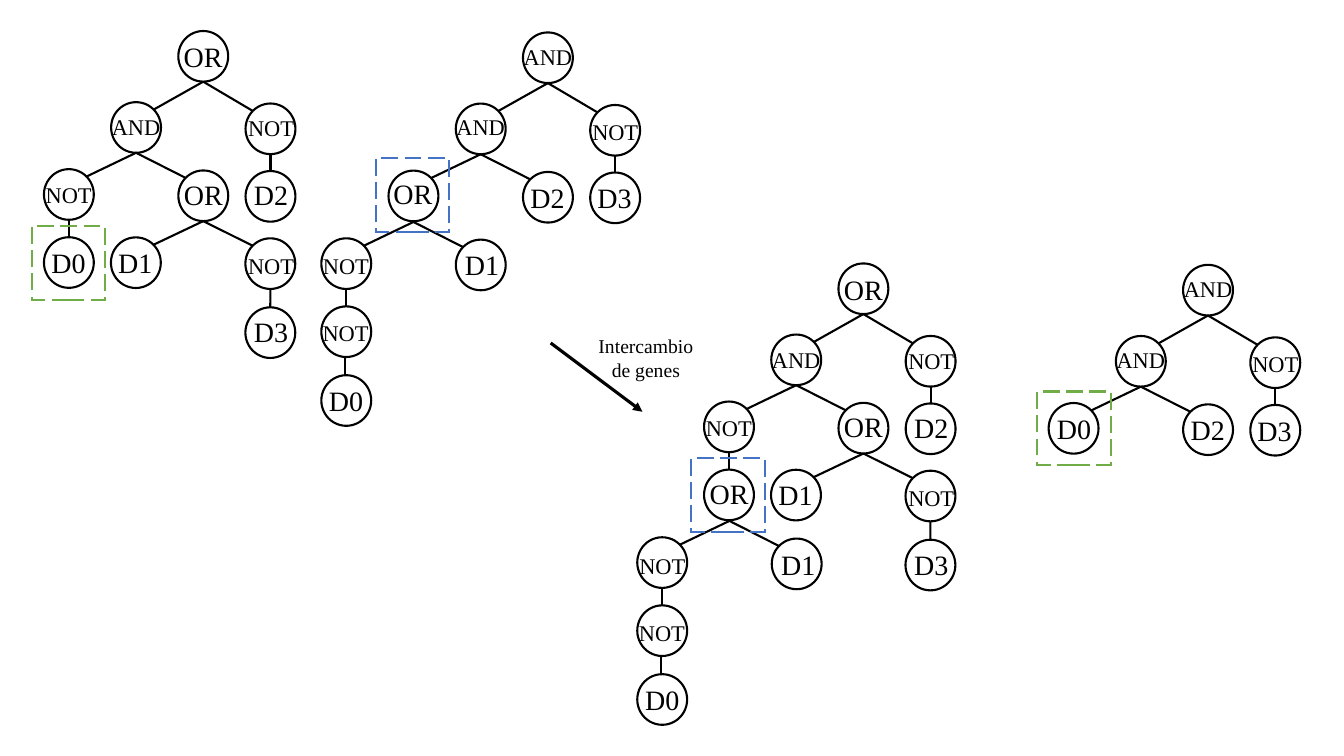
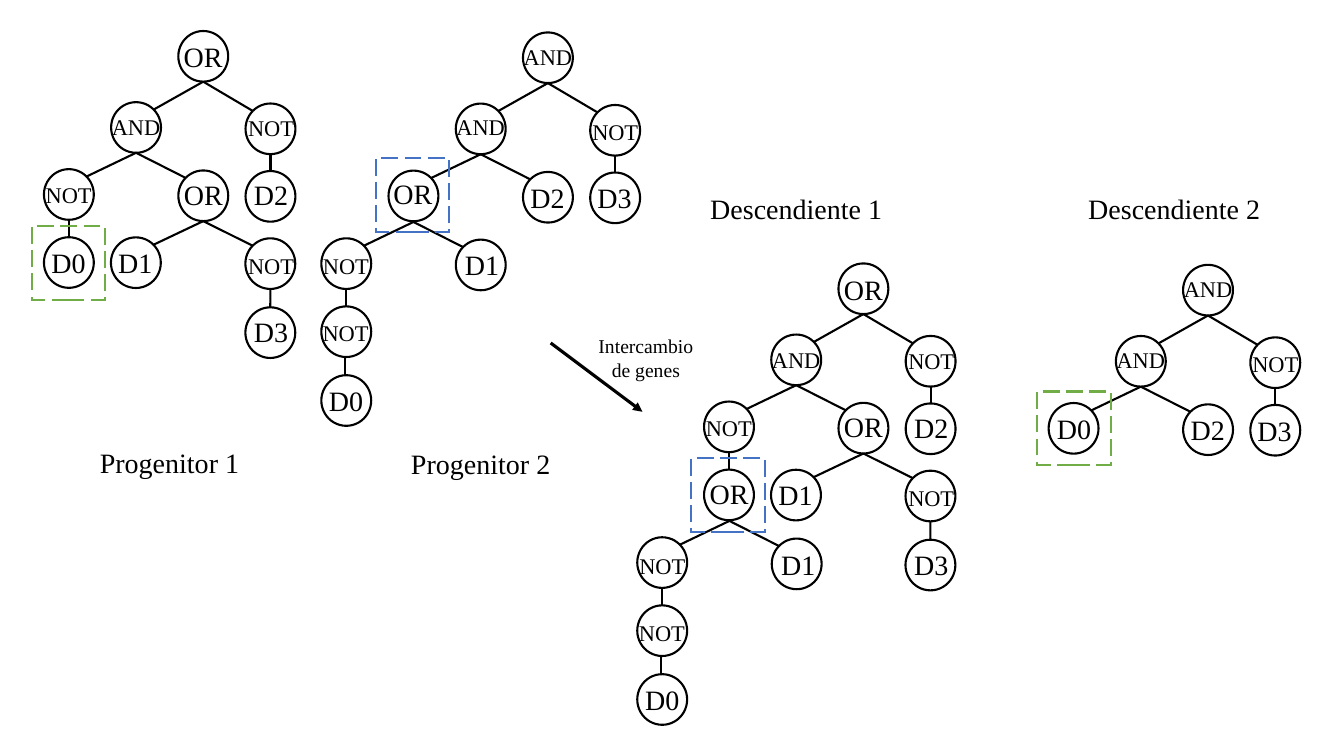
Before and after one commit to cvazquezlos/Evolutionary-Approaches-for-Artificial-Neural-Networks, a slide deck: slide 1 of docs/resources/Fig3.pptx. Drawn at 1344x756 pixels with LibreOffice and Linux fonts; fonts in the diff are those of the drawing. Boxes give left, top, right and bottom in pixels: in the first picture for what was removed or moved away, otherwise in the second. Text is boxed around its words. In the diff, an @@ line names an element or a change of style, - is before the commit and + after.

```diff
--- a/docs/resources/Fig3.pptx
+++ b/docs/resources/Fig3.pptx
@@ text added at [710,199,882,220], 20 pt, text #000000 @@
+Descendiente 1
@@ text added at [1088,199,1260,220], 20 pt, text #000000 @@
+Descendiente 2
@@ text added at [100,454,239,479], 20 pt, text #000000 @@
+Progenitor 1
@@ text added at [411,455,550,479], 20 pt, text #000000 @@
+Progenitor 2
```
Also in this commit, not shown: 10 other files.
